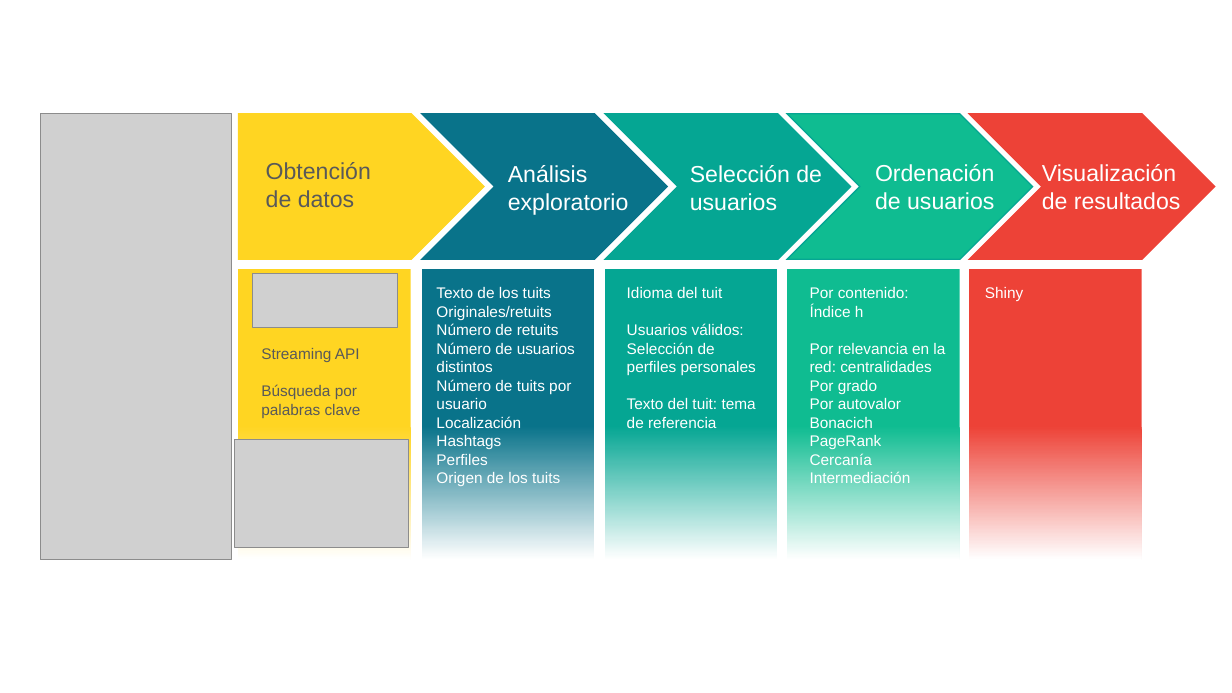
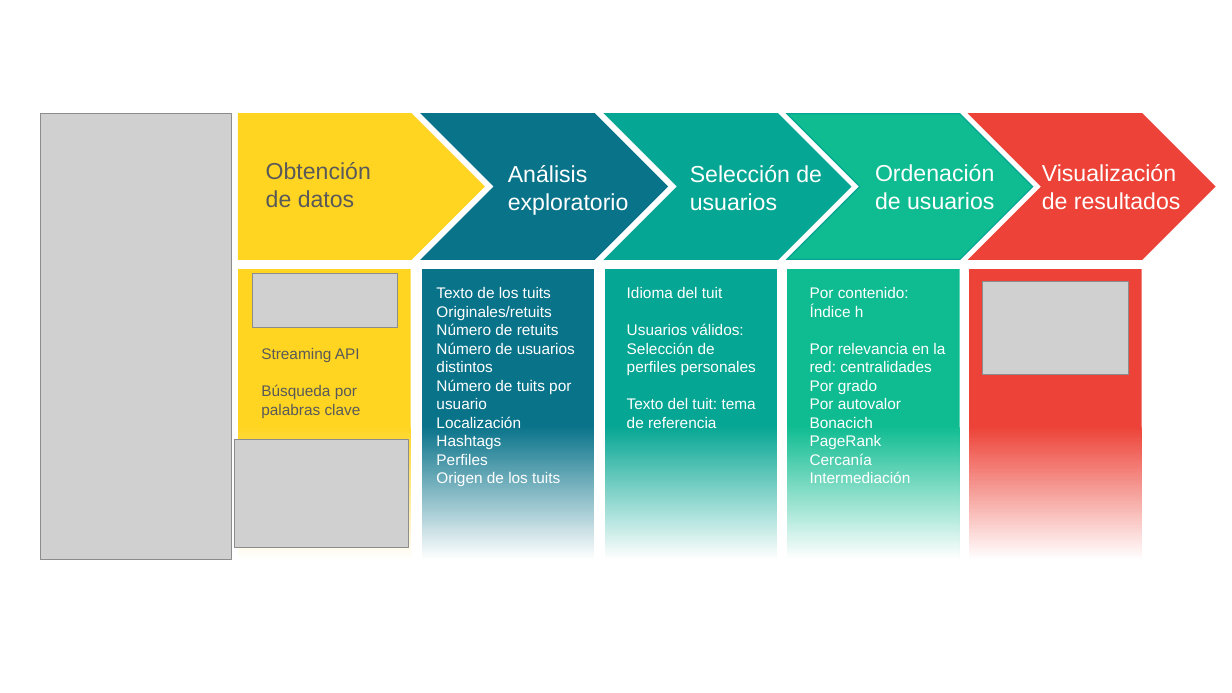
Before and after one commit to MaiteMartinez/MBITProject_Data4all, a slide deck: slide 1 of Memoria/graphs/workflow.pptx. Drawn at 1232x693 pixels with LibreOffice and Linux fonts; fonts in the diff are those of the drawing; grey boxes stand for pictures. Boxes give left, top, right and bottom in pixels: in the first picture for what was removed or moved away, otherwise in the second. Text is boxed around its words. In the diff, an @@ line names an element or a change of style, - is before the commit and + after.

```diff
--- a/Memoria/graphs/workflow.pptx
+++ b/Memoria/graphs/workflow.pptx
@@ picture added at (983,281,1128,374) @@
@@ text removed at (985,287,1023,301) @@
-Shiny
```
Also in this commit, not shown: 32 other files.
